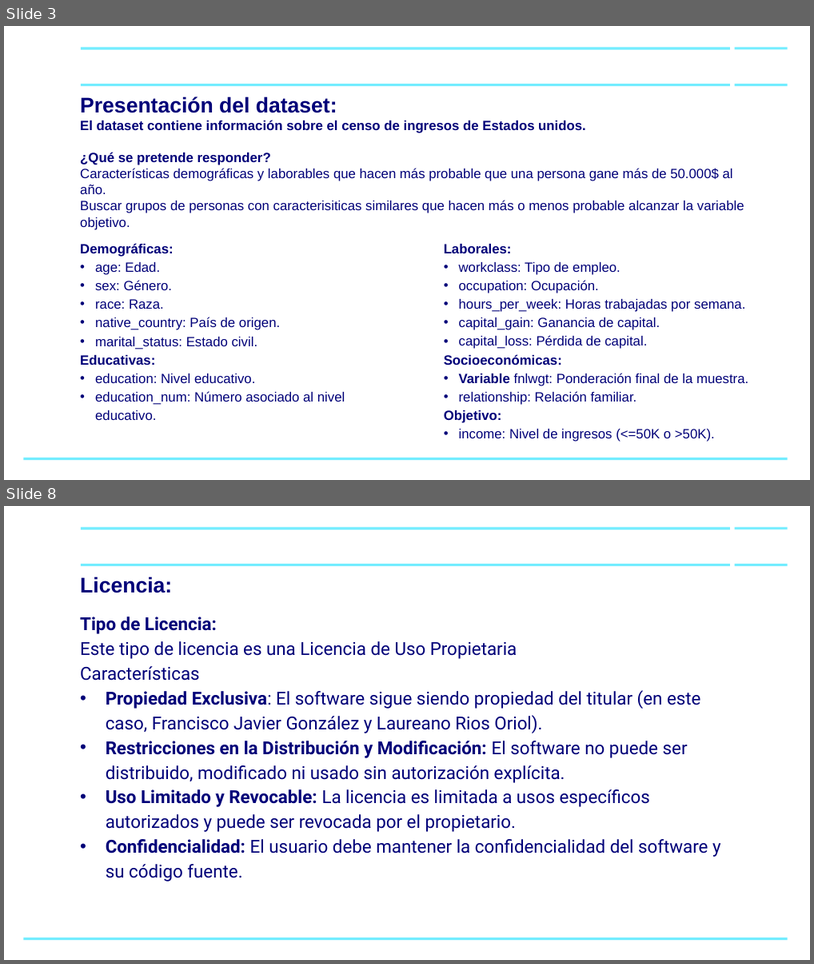
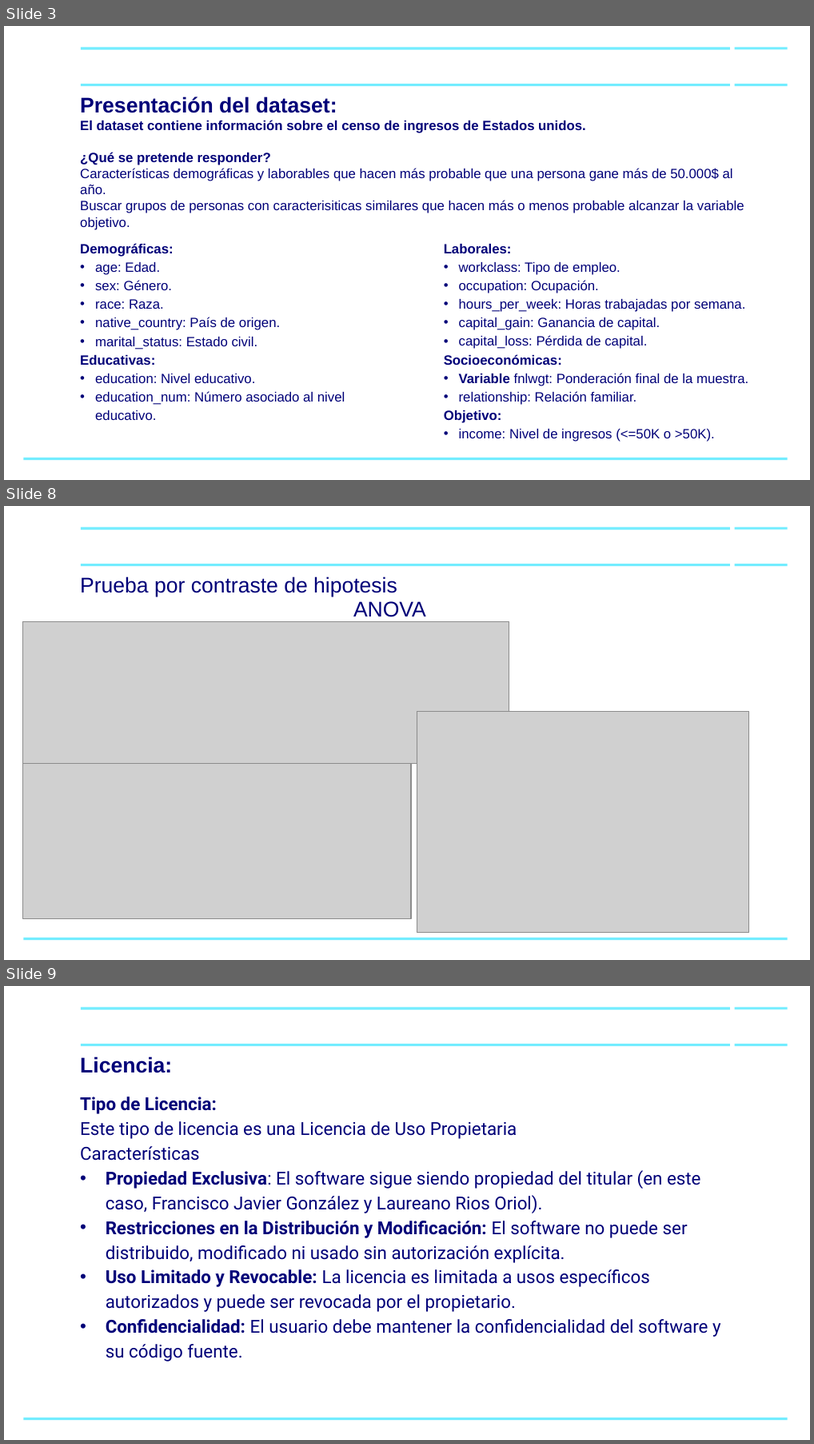
Before and after one commit to jgonzalezon/PR2, a slide deck: Ingresos.pptx. Shown one above the other, each under a label of ours: slides 3 and 8 before the commit, slides 3, 8 and 9 after it; the slides between them are not shown. The pictures are 814x964 and 814x1444 pixels, drawn with LibreOffice and Linux fonts; fonts in the diff are those of the drawing; grey boxes stand for pictures; background and template pictures are left out. Boxes give left, top, right and bottom in pixels: in the first picture for what was removed or moved away, otherwise in the second. Text is boxed around its words. In the diff, an @@ line names an element or a change of style, - is before the commit and + after.

```diff
--- a/Ingresos.pptx
+++ b/Ingresos.pptx
@@ slide 8 added at (4,506,810,960), background #FFFFFF; not listed: 5 template elements that a slide beside it also shows @@
@@ title added at (80,576,398,596), 19 pt, text #000078 @@
+Prueba por contraste de hipotesis
@@ text added at (354,601,426,617), 19 pt, text #000078 @@
+ANOVA
@@ picture added at (22,621,509,764) @@
@@ picture added at (418,712,749,932) @@
@@ picture added at (22,764,411,918) @@
@@ what was slide 8 is now slide 9 @@
```
Also in this commit, not shown: 3 slides changed, 1 other slide added, 1 slide removed.
